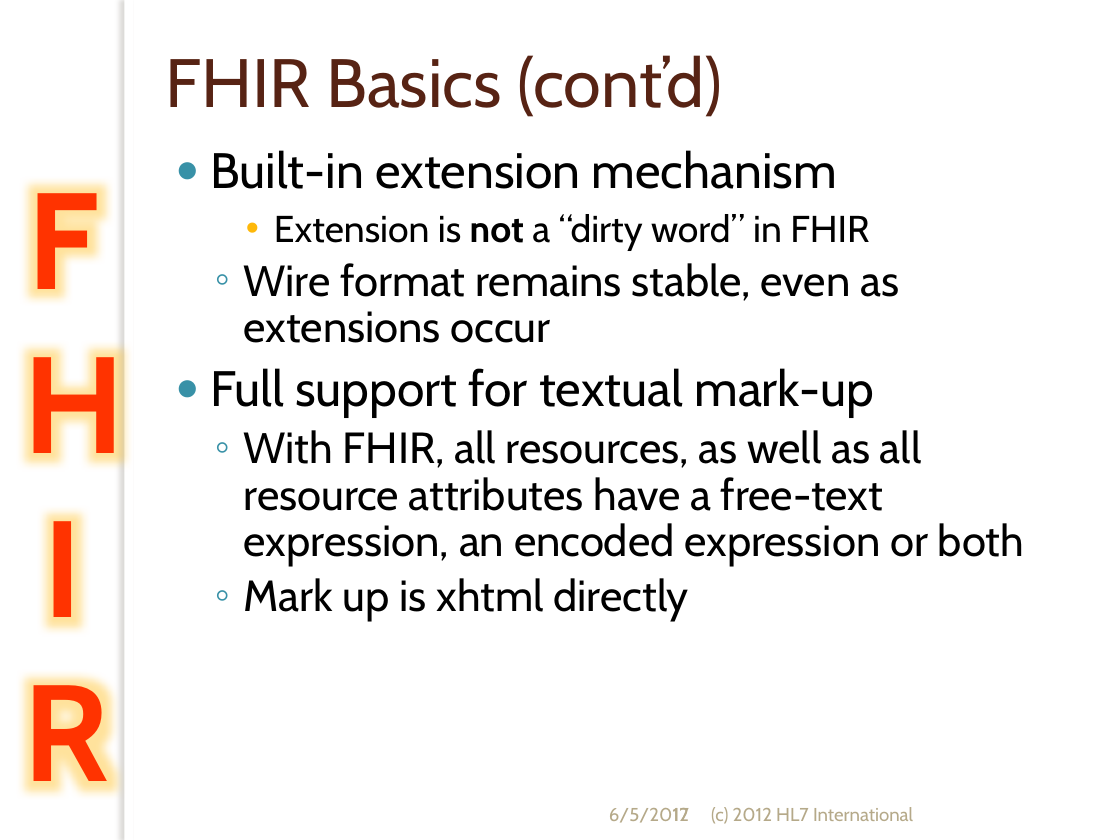
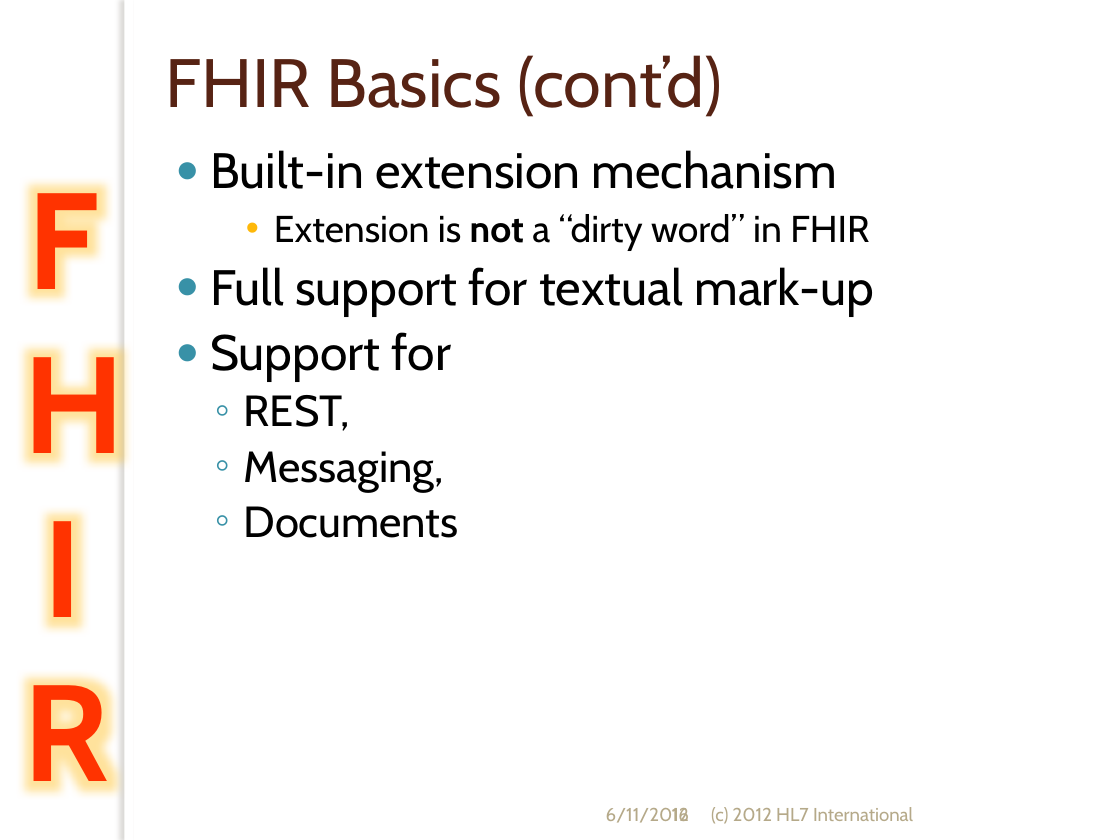
Before and after one commit to vista-novo/fhir, a slide deck: slide 16 of presentations/Short Introduction to FHIR.pptx (slide 17 before the commit). Drawn at 1120x840 pixels with LibreOffice and Linux fonts; fonts in the diff are those of the drawing; background and template pictures are left out. Boxes give left, top, right and bottom in pixels: in the first picture for what was removed or moved away, otherwise in the second. Text is boxed around its words. In the diff, an @@ line names an element or a change of style, - is before the commit and + after.

Commit message:
- Added copyright message to Infrastructure.cs - Updated short FHIR presentation - Added AtomEntry/Feed to tools/java/org.hl7.fhir.instance - ResourceDefn now no longer IS an ElementDefn, but HAS an ElementDefn

```diff
--- a/presentations/Short Introduction to FHIR.pptx
+++ b/presentations/Short Introduction to FHIR.pptx
@@ text at (x1=244, y1=263, x2=899, y2=343): paragraph removed @@
-  ◦ Wire format remains stable, even as extensions occur
@@ text at (x1=210, y1=332, x2=459, y2=538): text changed @@
-  ◦ With FHIR, all resources, as well as all resource attributes have a free-text expression, an encoded expression or both
-  ◦ Mark up is xhtml directly
+● Support for
+  ◦ REST,
+  ◦ Messaging,
+  ◦ Documents
@@ text at (x1=606, y1=808, x2=689, y2=823): text changed @@
-6/5/2012
+6/11/2012
@@ page number at (x1=672, y1=808, x2=689, y2=821): text changed @@
-17
+16
```
Also in this commit, not shown: 31 other slides changed, 2 slides removed, 23 other files.
